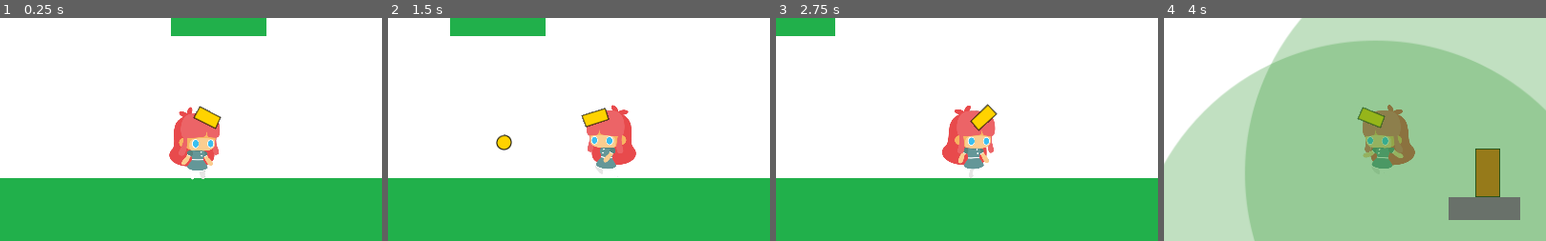
Above: before the commit, frames 1-4 (left to right).
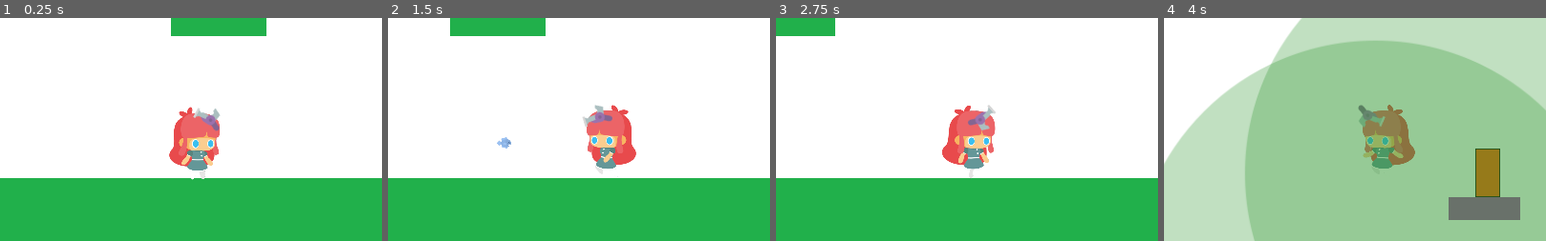
Above: after the commit, the same moments.

Repository: germangrecoventura/entregas-ipv-greco-ventura-german
Game: Godot game, scene res://Main.tscn
Same seed, same stepped clock (60 frames per second), same inputs: the game is played once before the commit and once after it.
Inputs (mouse positions are % of the whole screen's width and height, from its top left):
- Up to frame 1 (0.25 s): no input
- Up to frame 2 (1.5 s): tap Enter at 0.5 s; move the mouse to (72, 45) at 0.52 s; hold D (move_right) 0.53-1.28 s; hold Shift (dash) 0.53-1.28 s; tap Space (jump) at 0.77 s; move the mouse to (30, 55) at 1.27 s; hold A (move_left) from 1.28 s (still down); click (30, 55) at 1.35 s
- Up to frame 3 (2.75 s): tap Space (jump) at 1.52 s; move the mouse to (60, 28) at 2.02 s; release A (move_left) at 2.03 s; hold D (move_right) from 2.03 s (still down); hold T (show_detection_area_turret) from 2.03 s (still down)
- Up to frame 4 (4 s): move the mouse to (45, 70) at 2.77 s; release T (show_detection_area_turret) at 2.78 s; tap Shift (dash) at 2.85 s; tap Space (jump) at 3.02, 3.77 s; move the mouse to (80, 65) at 3.52 s; release D (move_right) at 3.53 s; hold A (move_left) from 3.53 s (still down); click (80, 65) at 3.6 s
The pictures show only the part of the screen within x 23-73%, y 21-71%; the shares and areas given below are measured in that part.

The runs differ from the first frame. In frame 1, 0.5% of the frame differs, in the area x 50-58%, y 39-51%; in frame 2, 0.7%, in the area x 28-59%, y 38-60%; in frame 3, 0.5%; in frame 4, 0.4%.

Commit message:
Cambio nombre de proyecto y diseño de arma player

Diff:
--- /dev/null
+++ b/entrega-5-greco-ventura-german/Hp.tscn
@@ -0,0 +1,7 @@
+[gd_scene load_steps=2 format=2]
+
+[ext_resource path="res://assets/textures/gui/hud_heartFull.png" type="Texture" id=1]
+
+[node name="Hp" type="Sprite" groups=["gui"]]
+position = Vector2( 34, 28 )
+texture = ExtResource( 1 )
--- a/entrega-5-greco-ventura-german/entities/player/Player.tscn
+++ b/entrega-5-greco-ventura-german/entities/player/Player.tscn
@@ -7,7 +7,7 @@
 [ext_resource path="res://entities/player/PlayerProjectile.tscn" type="PackedScene" id=5]
 [ext_resource path="res://entities/player/states/IdleState.gd" type="Script" id=6]
 [ext_resource path="res://assets/textures/player/girl_spritesheet.png" type="Texture" id=7]
-[ext_resource path="res://assets/textures/cannon.png" type="Texture" id=8]
+[ext_resource path="res://assets/textures/player/raygunPurpleBig.png" type="Texture" id=8]
 [ext_resource path="res://entities/player/states/DeadState.gd" type="Script" id=9]
 [ext_resource path="res://entities/player/states/JumpState.gd" type="Script" id=10]
 [ext_resource path="res://entities/player/states/DashState.gd" type="Script" id=11]
--- a/entrega-5-greco-ventura-german/entities/player/PlayerProjectile.tscn
+++ b/entrega-5-greco-ventura-german/entities/player/PlayerProjectile.tscn
@@ -1,7 +1,7 @@
 [gd_scene load_steps=4 format=2]
 
 [ext_resource path="res://entities/Projectile.tscn" type="PackedScene" id=1]
-[ext_resource path="res://assets/textures/proyectile_player.png" type="Texture" id=2]
+[ext_resource path="res://assets/textures/player/cat_food.png" type="Texture" id=2]
 
 [sub_resource type="CircleShape2D" id=1]
 radius = 23.2013
@@ -12,7 +12,7 @@
 scale = Vector2( 0.402377, 0.402377 )
 
 [node name="Sprite" parent="." index="1"]
-scale = Vector2( 3, 3 )
+scale = Vector2( 0.8, 0.8 )
 texture = ExtResource( 2 )
 
 [node name="Hitbox" parent="." index="2"]
--- a/entrega-5-greco-ventura-german/project.godot
+++ b/entrega-5-greco-ventura-german/project.godot
@@ -32,7 +32,7 @@
 
 [application]
 
-config/name="Proyecto Godot - Clase 6"
+config/name="entrega-5-greco-ventura-german"
 run/main_scene="res://Main.tscn"
 config/icon="res://icon.png"
 
